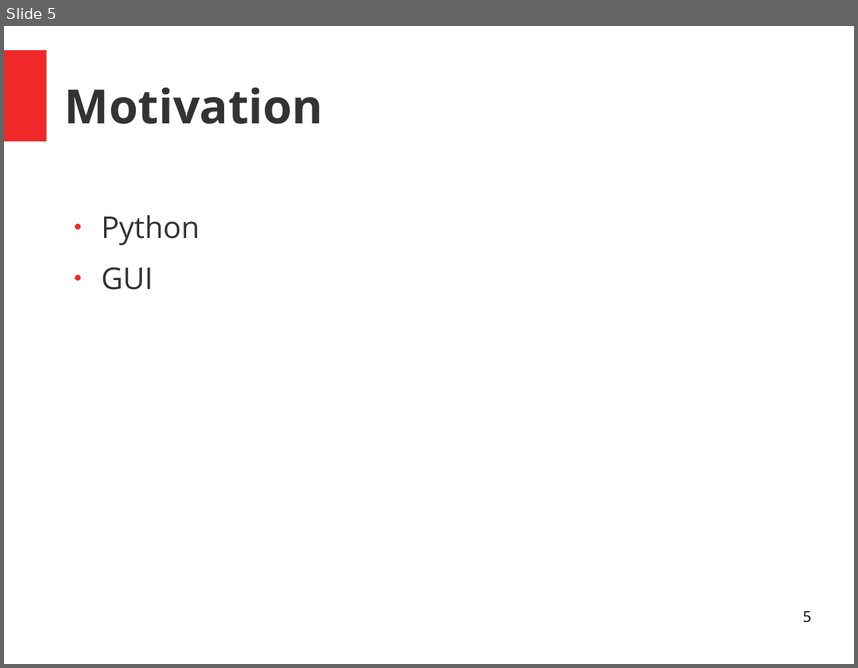
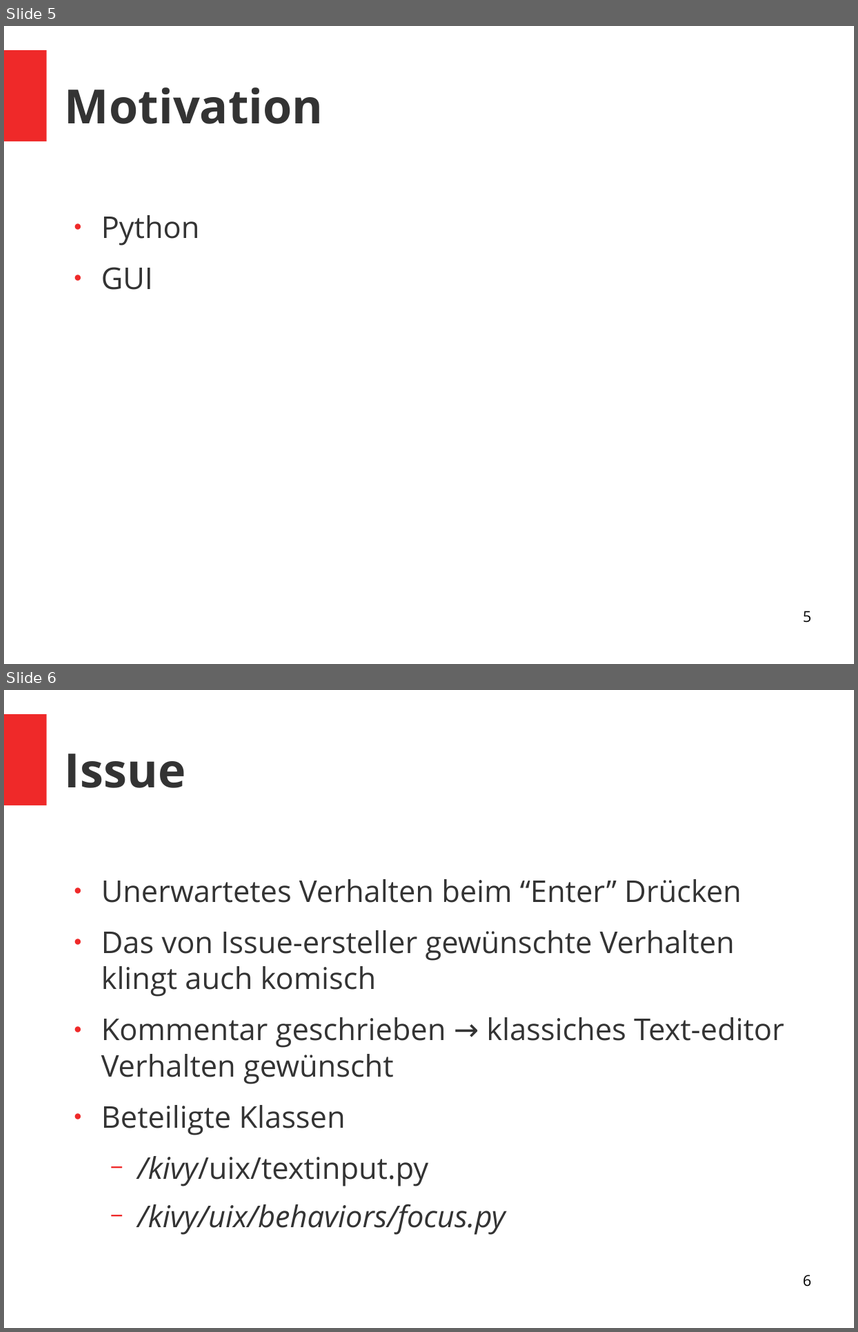
Before and after one commit to BoyanH/SoftwareProcesses17-18, a slide deck: Homework3/kivy.odp. Shown one above the other, each under a label of ours: slide 5 before the commit, slides 5 and 6 after it. The pictures are 858x668 and 858x1332 pixels, drawn with LibreOffice and Linux fonts; fonts in the diff are those of the drawing. Boxes give left, top, right and bottom in pixels: in the first picture for what was removed or moved away, otherwise in the second. Text is boxed around its words. In the diff, an @@ line names an element or a change of style, - is before the commit and + after.

Commit message:
Addded information about participating classes in issue

```diff
--- a/Homework3/kivy.odp
+++ b/Homework3/kivy.odp
@@ slide 6 added at <box>4,690,854,1328</box>, background #FFFFFF; not listed: 1 template element that a slide beside it also shows @@
@@ title added at <box>65,753,186,788</box>, 44 pt, text #333333, bold @@
+Issue
@@ text added at <box>101,879,784,1234</box>, 28 pt, text #333333 @@
+● Unerwartetes Verhalten beim “Enter” Drücken
+● Das von Issue-ersteller gewünschte Verhalten klingt auch komisch
+● Kommentar geschrieben → klassiches Text-editor Verhalten gewünscht
+● Beteiligte Klassen
+  − /kivy/uix/textinput.py
+  − /kivy/uix/behaviors/focus.py
@@ page number added at <box>803,1274,811,1286</box>, 14 pt, text #000000 @@
+6
```
Also in this commit, not shown: 1 other slide added, 1 slide removed.
